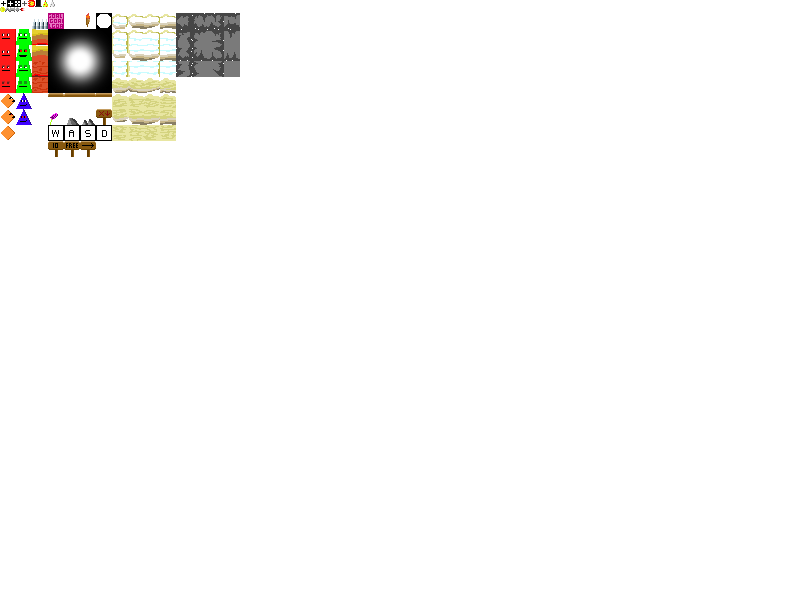
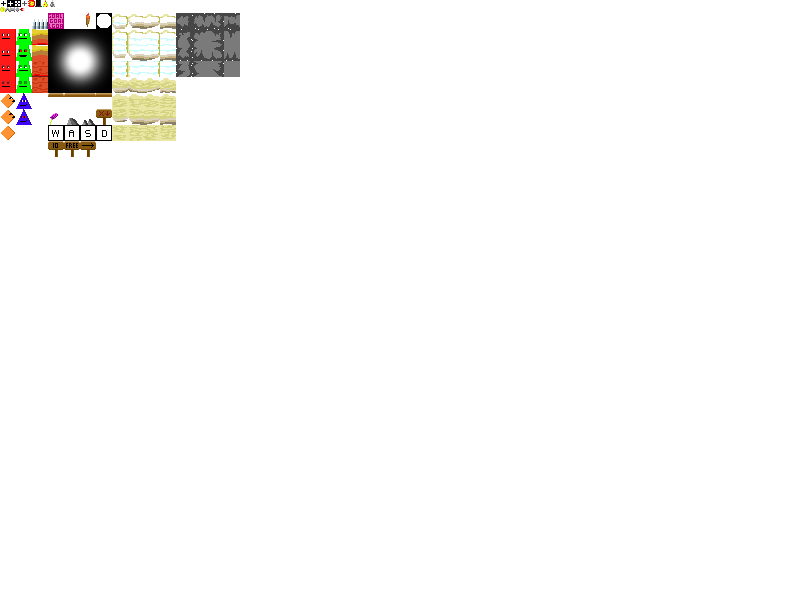
Comparing the layer stacks of the two 800 × 600 images. Changes:
painted on "TinHat" over [50, 0, 55, 7]
